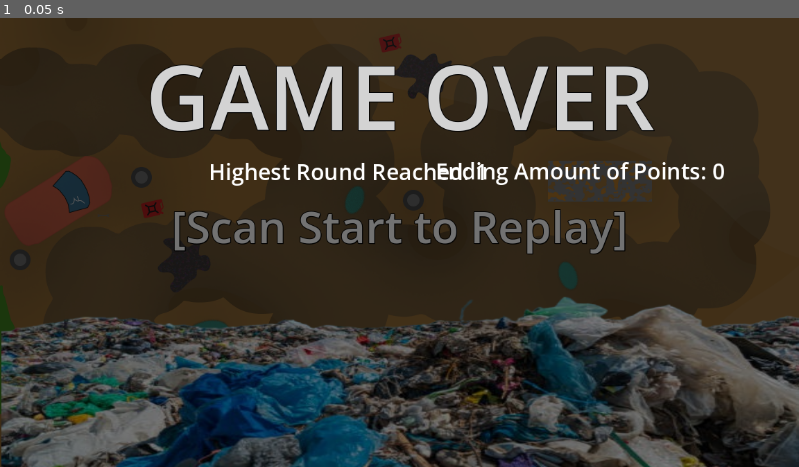
Above: before the commit, frame 1.
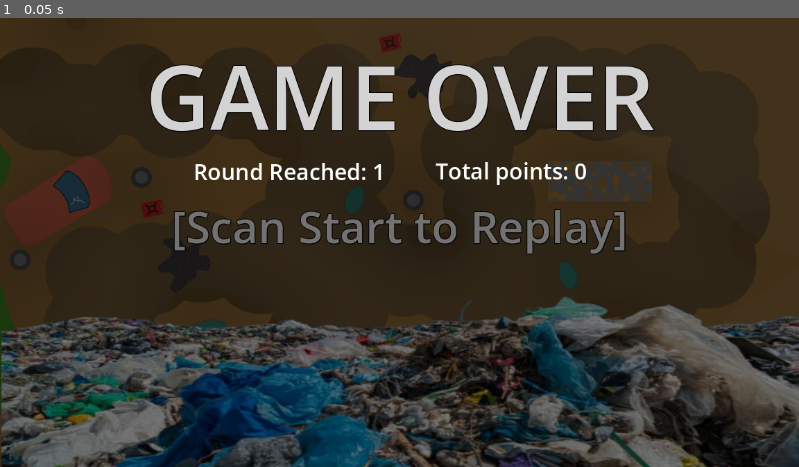
Above: after the commit, the same moment.

Repository: Nils1024/campfire-flagship
Game: Godot game, scene res://game_over.tscn
The game is run twice, just before and just after one commit, with the same random seed, the same clock (stepped at 60 frames per second) and the same inputs. This scene is started directly instead of the project's main scene.
Inputs:
- Up to frame 1 (0.05 s): no input

The runs differ from the first frame. In frame 1, 1.3% of the frame differs, in the area x 24-91%, y 32-38%.

Commit message:
Fixed visual bug and extended Readmex

Diff:
--- a/Scripts/GameOverStats.gd
+++ b/Scripts/GameOverStats.gd
@@ -4,5 +4,5 @@
 @onready var totalpoints := $TotalPoints
 
 func _ready():
-	roundreached.text = "Highest Round Reached: " + str(GlobalData.roundnum)
-	totalpoints.text = "Ending Amount of Points: " + str(GlobalData.points)
+	roundreached.text = "Round Reached: " + str(GlobalData.roundnum)
+	totalpoints.text = "Total points: " + str(GlobalData.points)
--- a/game_over.tscn
+++ b/game_over.tscn
@@ -75,12 +75,12 @@
 
 [node name="RoundReached" type="Label" parent="BG/Dim" unique_id=1123355951]
 layout_mode = 0
-offset_left = 301.0
+offset_left = 279.0
 offset_top = 199.0
-offset_right = 542.0
+offset_right = 557.0
 offset_bottom = 244.0
 theme_override_font_sizes/font_size = 32
-text = "Round Reached"
+text = "Round Reached: X"
 
 [node name="TotalPoints" type="Label" parent="BG/Dim" unique_id=1952338630]
 layout_mode = 0
@@ -89,4 +89,4 @@
 offset_right = 869.0
 offset_bottom = 243.0
 theme_override_font_sizes/font_size = 32
-text = "Total Points"
+text = "Total Points: X"
Binary file added: github/end.png
Not shown, added: github/end.png.import
Binary file added: github/ingame.png
Not shown, added: github/ingame.png.import
Binary file added: github/start.png
Not shown, added: github/start.png.import
Not shown, changed: README.md
